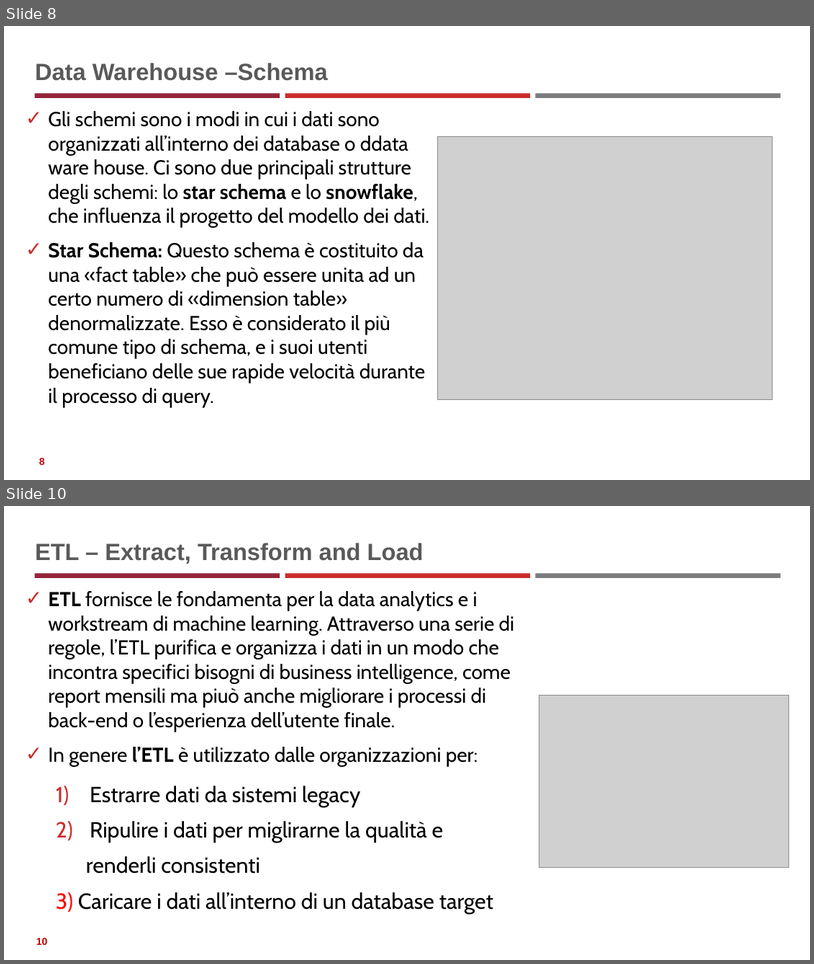
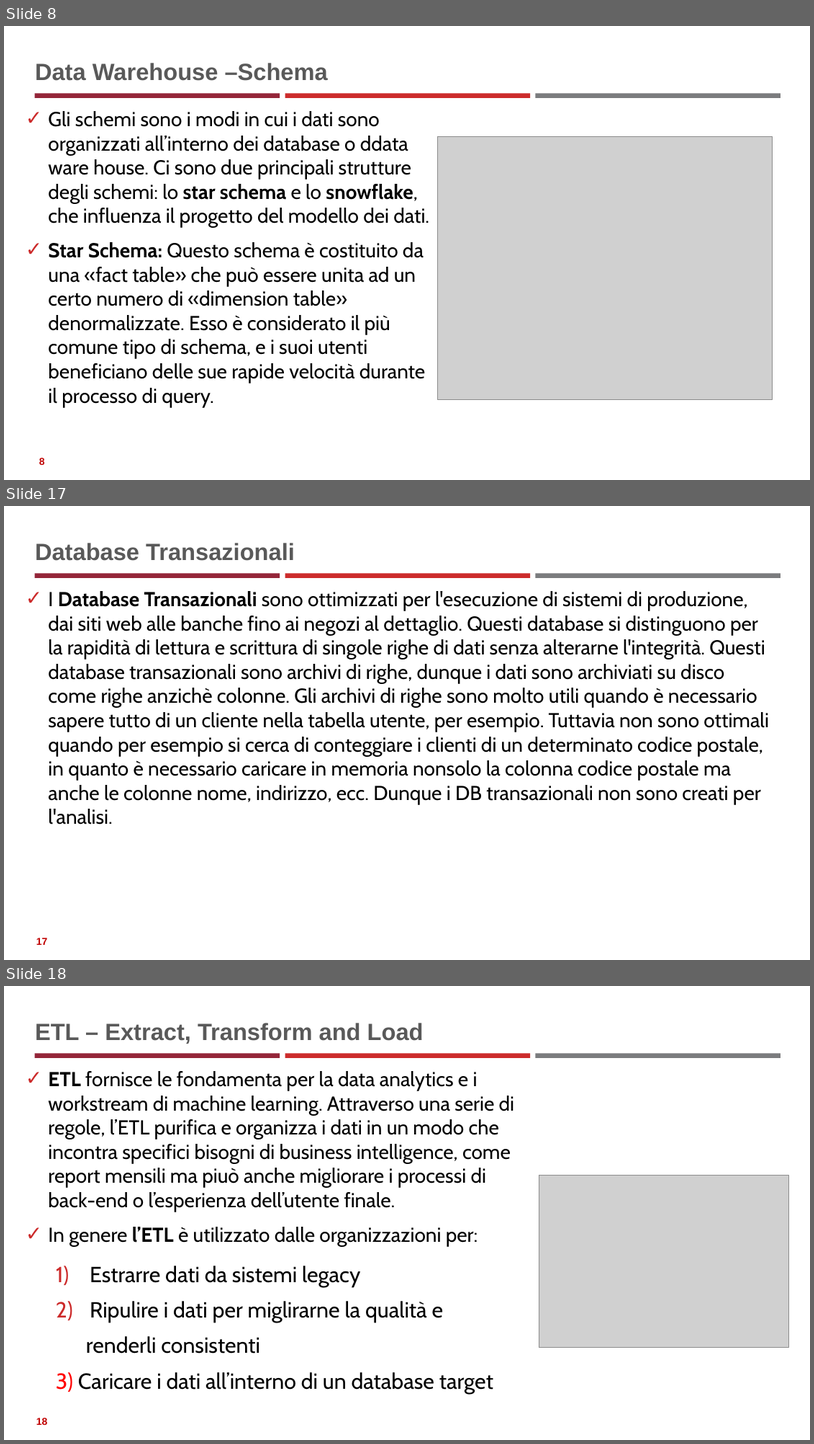
Before and after one commit to neural1977/data_science_interview_material, a slide deck: Data_Science_ita.pptx. Shown one above the other, each under a label of ours: slides 8 and 10 before the commit, slides 8, 17 and 18 after it; the slides between them are not shown. The pictures are 814x964 and 814x1444 pixels, drawn with LibreOffice and Linux fonts; fonts in the diff are those of the drawing; grey boxes stand for pictures. Boxes give left, top, right and bottom in pixels: in the first picture for what was removed or moved away, otherwise in the second. Text is boxed around its words. In the diff, an @@ line names an element or a change of style, - is before the commit and + after.

```diff
--- a/Data_Science_ita.pptx
+++ b/Data_Science_ita.pptx
@@ slide 17 added at (x1=4, y1=506, x2=810, y2=960), background #FFFFFF; not listed: 3 template elements that a slide beside it also shows @@
@@ title added at (x1=35, y1=543, x2=295, y2=561), 28 pt, text #595959, bold @@
+Database Transazionali
@@ text added at (x1=48, y1=591, x2=769, y2=824), 24 pt, text #000000 @@
+✓ I Database Transazionali sono ottimizzati per l'esecuzione di sistemi di produzione, dai siti web alle banche fino ai negozi al dettaglio. Questi database si distinguono per la rapidità di lettura e scrittura di singole righe di dati senza alterarne l'integrità. Questi database transazionali sono archivi di righe, dunque i dati sono archiviati su disco come righe anzichè colonne. Gli archivi di righe sono molto utili quando è necessario sapere tutto di un cliente nella tabella utente, per esempio. Tuttavia non sono ottimali quando per esempio si cerca di conteggiare i clienti di un determinato codice postale, in quanto è necessario caricare in memoria nonsolo la colonna codice postale ma anche le colonne nome, indirizzo, ecc. Dunque i DB transazionali non sono creati per l'analisi.
@@ page number added at (x1=36, y1=937, x2=48, y2=944), 12 pt, text #C00000, bold @@
+17
@@ what was slide 10 is now slide 18 @@
```
Also in this commit, not shown: 2 slides changed, 10 other slides added, 8 other files.
